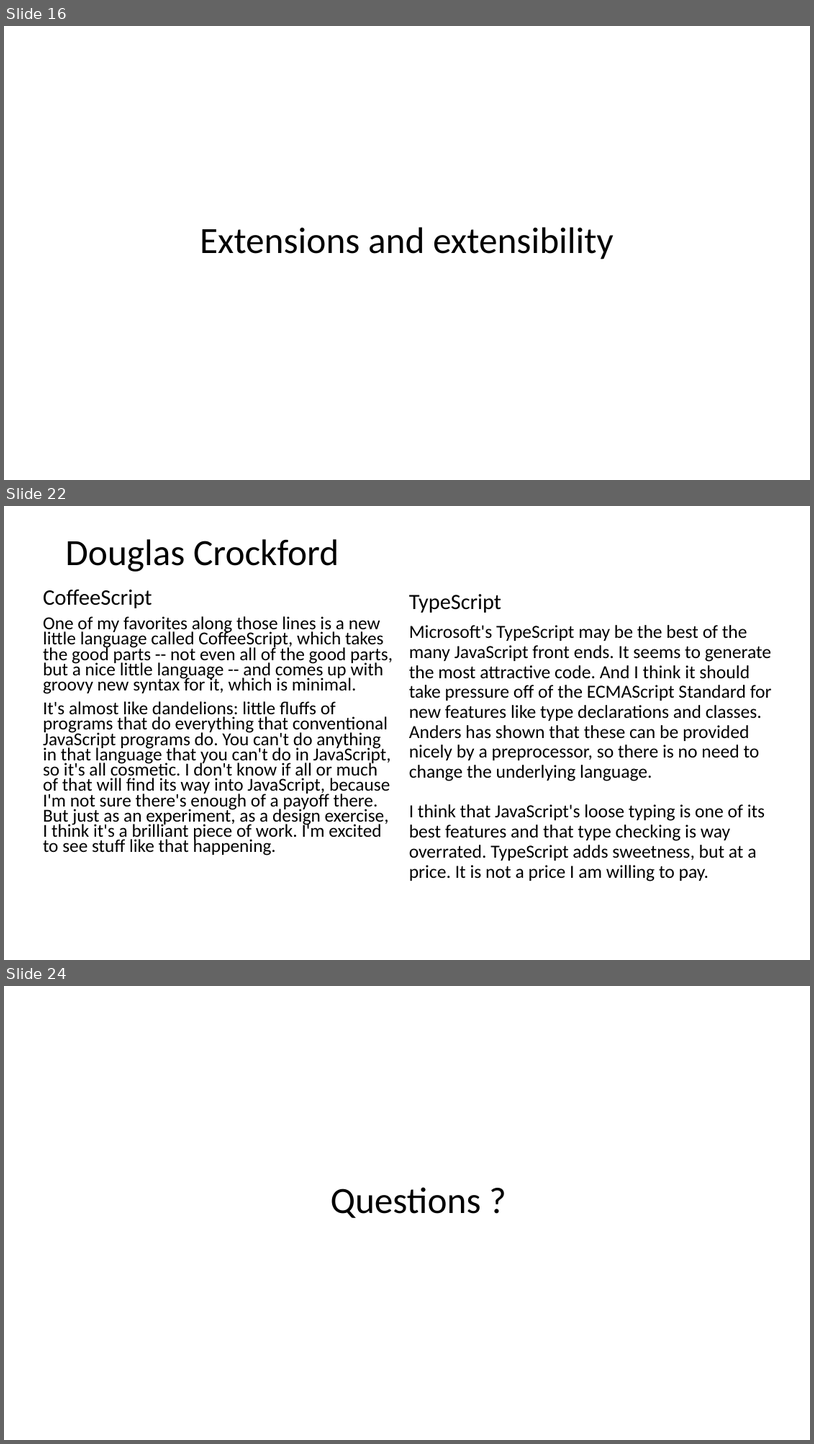
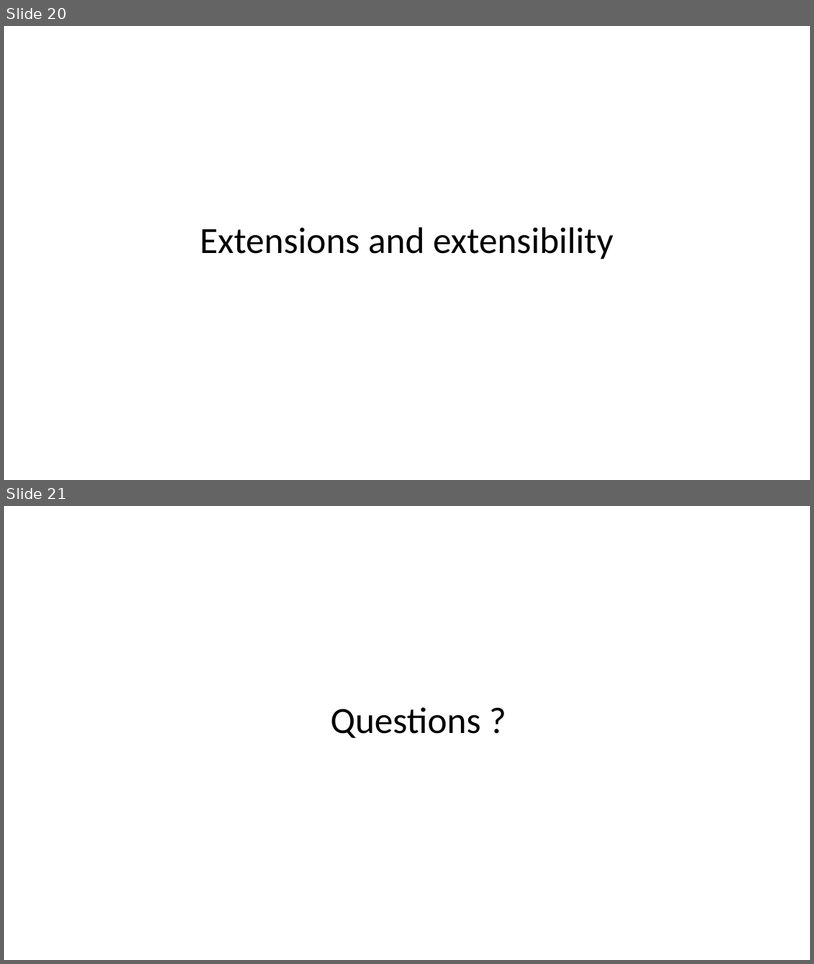
Before and after one commit to vba/presentations, a slide deck: build.js/build.js.pptx. Shown one above the other, each under a label of ours: slides 16, 22 and 24 before the commit, slides 20 and 21 after it; the slides between them are not shown. The pictures are 814x1444 and 814x964 pixels, drawn with LibreOffice and Linux fonts; fonts in the diff are those of the drawing. Boxes give left, top, right and bottom in pixels: in the first picture for what was removed or moved away, otherwise in the second. Text is boxed around its words. In the diff, an @@ line names an element or a change of style, - is before the commit and + after.

```diff
--- a/build.js/build.js.pptx
+++ b/build.js/build.js.pptx
@@ slide 22 removed at [4,506,810,960], background #FFFFFF @@
@@ title removed at [65,539,339,572] @@
-Douglas Crockford
@@ text removed at [43,589,393,855] @@
-CoffeeScript
-One of my favorites along those lines is a new little language called CoffeeScript, which takes the good parts -- not even all of the good parts, but a nice little language -- and comes up with groovy new syntax for it, which is minimal.
-It's almost like dandelions: little fluffs of programs that do everything that conventional JavaScript programs do. You can't do anything in that language that you can't do in JavaScript, so it's all cosmetic. I don't know if all or much of that will find its way into JavaScript, because I'm not sure there's enough of a payoff there. But just as an experiment, as a design exercise, I think it's a brilliant piece of work. I'm excited to see stuff like that happening.
@@ text removed at [409,594,772,881] @@
-TypeScript
-Microsoft's TypeScript may be the best of the many JavaScript front ends. It seems to generate the most attractive code. And I think it should take pressure off of the ECMAScript Standard for new features like type declarations and classes. Anders has shown that these can be provided nicely by a preprocessor, so there is no need to change the underlying language.
-I think that JavaScript's loose typing is one of its best features and that type checking is way overrated. TypeScript adds sweetness, but at a price. It is not a price I am willing to pay.
@@ what was slide 16 is now slide 20 @@
@@ what was slide 24 is now slide 21 @@
```
Also in this commit, not shown: 4 slides added, 6 other slides removed.
